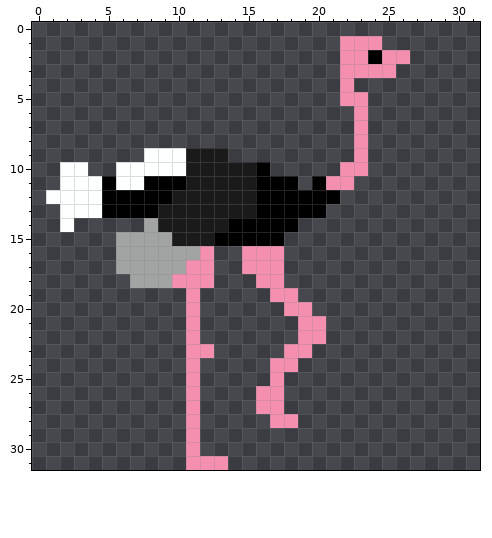
A pixel-art sprite gets an edit: Images/Player/Ostrich/player1.png. Above: the version before the commit.
The file is 32x32 pixels. Colours within 5 levels of each other are drawn and written as one.
Once edited:
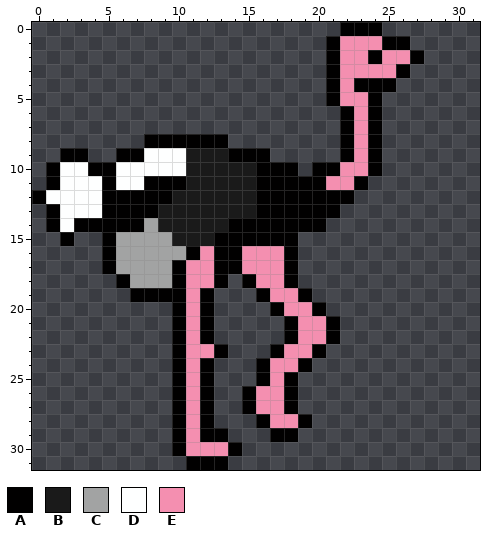
Palette (. is transparent): A #010000  B #1a1a1a  C #a2a3a3  D #feffff  E #f48fb0
Difference:
@@ x 0..31 @@
- 0 ................................
- 1 ......................EEE.......
- 2 ......................EEAEE.....
- 3 ......................EEEE......
- 4 ......................E.........
- 5 ......................EE........
- 6 .......................E........
- 7 .......................E........
- 8 .......................E........
- 9 ........DDDBBB.........E........
-10 ..DD..DDDDDBBBBBA.....EE........
-11 ..DDDADDAAABBBBBAAA.AEE.........
-12 .DDDDAAAAABBBBBBAAAAAA..........
-13 ..DDDAAAABBBBBBBAAAAA...........
-14 ..D.....CBBBBBAAAAA.............
-15 ......CCCCBBBAAAAA..............
-16 ......CCCCCCE..EEE..............
-17 ......CCCCCEE..EEE..............
-18 .......CCCEEE...EE..............
-19 ...........E.....EE.............
-20 ...........E......EE............
-21 ...........E.......EE...........
-22 ...........E.......EE...........
-23 ...........EE.....EE............
-24 ...........E.....EE.............
-25 ...........E.....E..............
-26 ...........E....EE..............
-27 ...........E....EE..............
-28 ...........E.....EE.............
-29 ...........E....................
-30 ...........E....................
-31 ...........EEE..................
+ 0 ......................AAA.......
+ 1 .....................AEEEAA.....
+ 2 .....................AEEAEEA....
+ 3 .....................AEEEEA.....
+ 4 .....................AEAAA......
+ 5 .....................AEEA.......
+ 6 ......................AEA.......
+ 7 ......................AEA.......
+ 8 ........AAAAAA........AEA.......
+ 9 ..AA..AADDDBBBAAA.....AEA.......
+10 .ADDAADDDDDBBBBBAAA.AAEEA.......
+11 .ADDDADDAAABBBBBAAAAAEEA........
+12 ADDDDAAAAABBBBBBAAAAAAA.........
+13 .ADDDAAAABBBBBBBAAAAAA..........
+14 .ADAAAAACBBBBBAAAAAAA...........
+15 ..A..ACCCCBBBAAAAAA.............
+16 .....ACCCCCAEAAEEEA.............
+17 .....ACCCCAEEAAEEEA.............
+18 ......ACCCAEEA.AEEA.............
+19 .......AAAAEA...AEEA............
+20 ..........AEA....AEEA...........
+21 ..........AEA.....AEEA..........
+22 ..........AEA.....AEEA..........
+23 ..........AEEA...AEEA...........
+24 ..........AEA...AEEA............
+25 ..........AEA...AEA.............
+26 ..........AEA..AEEA.............
+27 ..........AEA..AEEA.............
+28 ..........AEA...AEEA............
+29 ..........AEAA...AA.............
+30 ..........AEEEA.................
+31 ...........AAA..................
